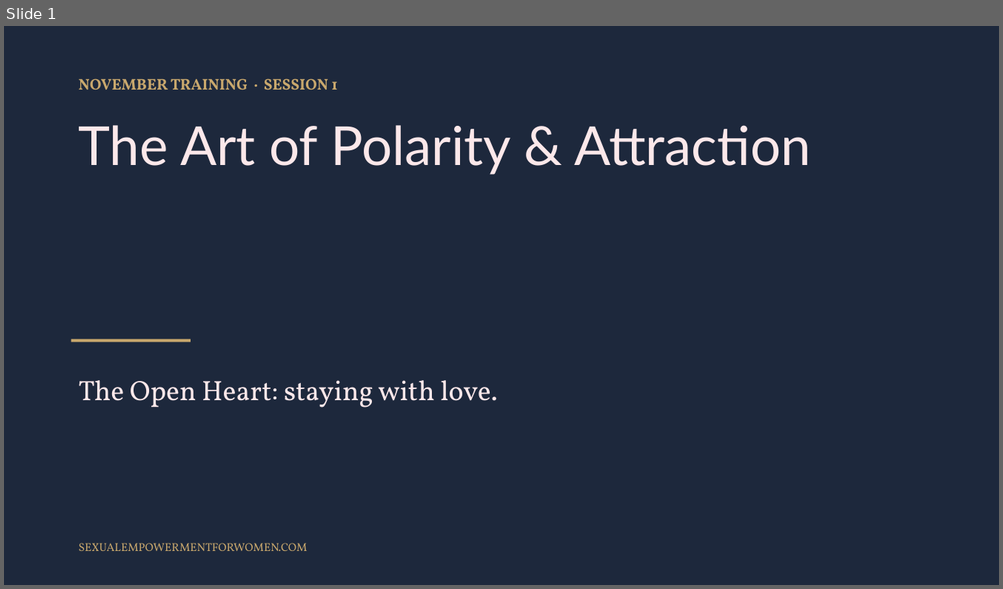
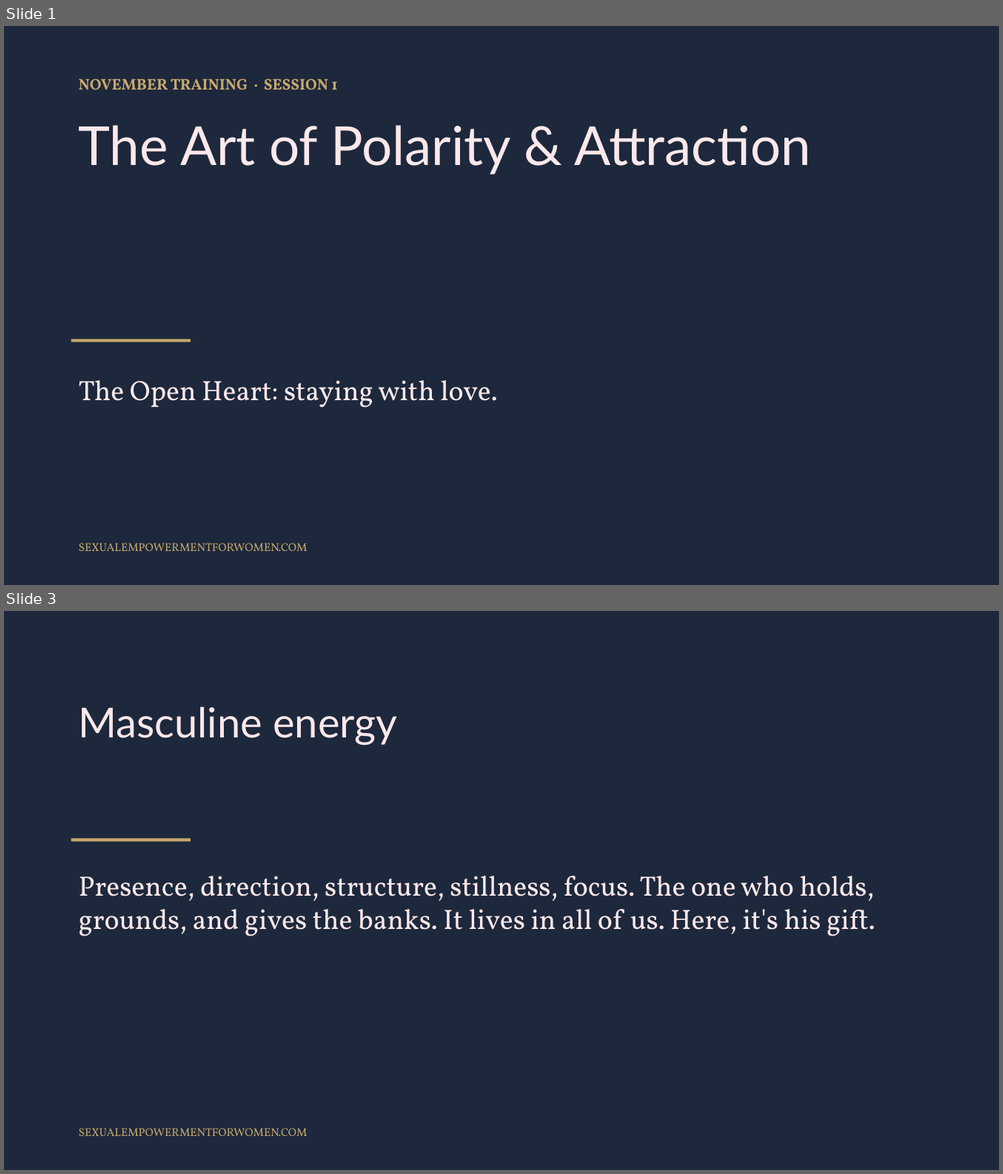
Before and after one commit to tarisha-starr/GitHub-folder, a slide deck: content/sessions/slides/Polarity-and-Attraction.pptx. Shown one above the other, each under a label of ours: slide 1 before the commit, slides 1 and 3 after it; the slides between them are not shown. The pictures are 1003x589 and 1003x1174 pixels, drawn with LibreOffice and Linux fonts; fonts in the diff are those of the drawing. Boxes give left, top, right and bottom in pixels: in the first picture for what was removed or moved away, otherwise in the second. Text is boxed around its words. In the diff, an @@ line names an element or a change of style, - is before the commit and + after.

```diff
--- a/content/sessions/slides/Polarity-and-Attraction.pptx
+++ b/content/sessions/slides/Polarity-and-Attraction.pptx
@@ slide 3 added at <box>4,611,999,1170</box>, background #1D283C @@
@@ text added at <box>79,706,397,746</box>, 40 pt, text #FCE8EA @@
+Masculine energy
@@ rectangle added at <box>71,839,190,842</box>, fill #C9A86D @@
@@ text added at <box>79,876,875,937</box>, 27 pt, text #FCE8EA @@
+Presence, direction, structure, stillness, focus. The one who holds, grounds, and gives the banks. It lives in all of us. Here, it's his gift.
@@ text added at <box>79,1128,307,1136</box>, 11 pt, text #C9A86D @@
+SEXUALEMPOWERMENTFORWOMEN.COM
```
Also in this commit, not shown: 3 slides changed, 1 other slide added, 3 other files.
